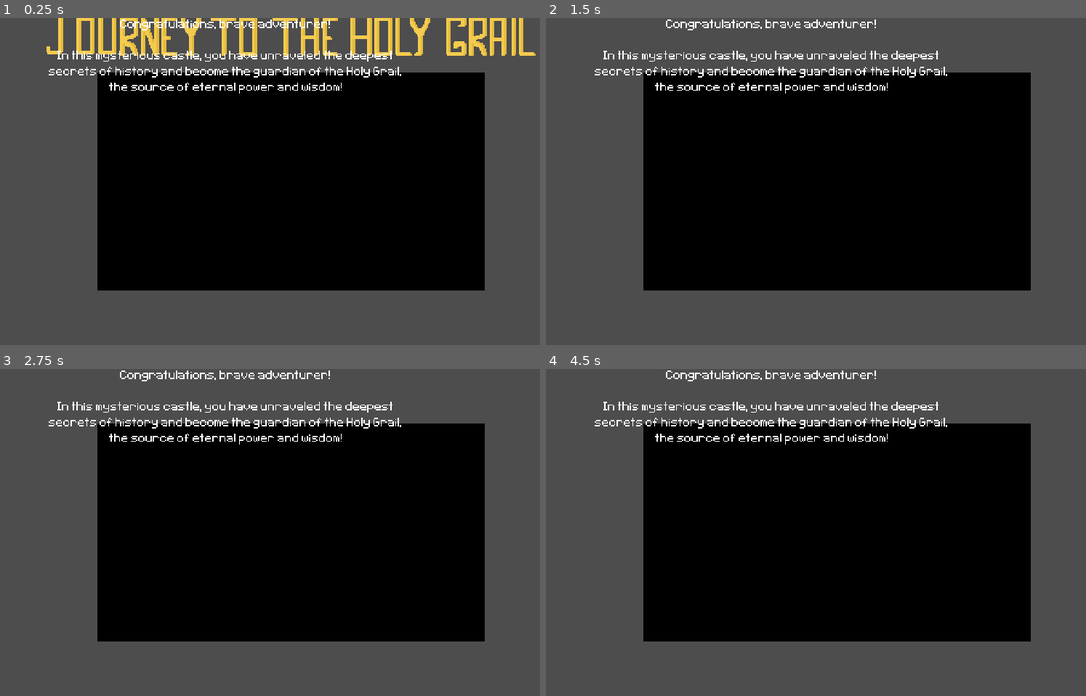
Above: before the commit, frames 1-4 (two rows, left to right).
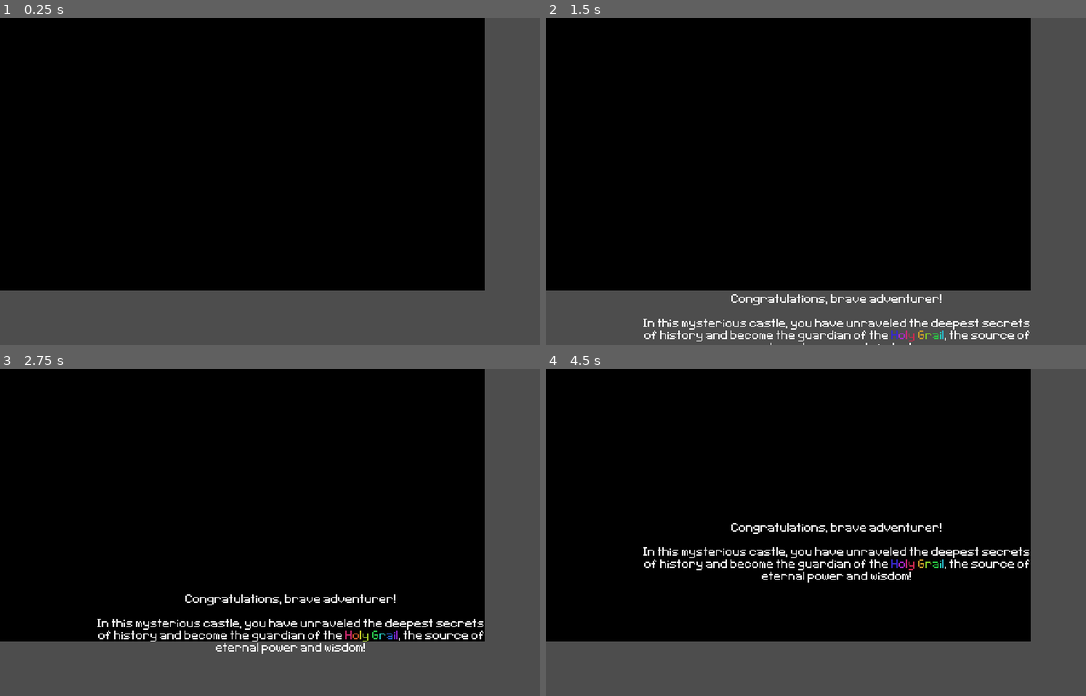
Above: after the commit, the same moments.

Repository: gumaciel/awesome-game-jam-01
Game: Godot game, scene res://scenes/main/main.tscn
Two runs of this game, one before a commit and one after it. Both use one fixed random seed, a clock stepped at 60 frames per second and the inputs below. The engine's default icon, where the game draws it, is replaced by a stand-in: a white triangle on a blue panel in a dark square.
Inputs (mouse positions are in pixels of both pictures, inside the frame that each line leads up to):
- Up to frame 1 (0.25 s): no input
- Up to frame 2 (1.5 s): move the mouse to (967, 165) at 0.52 s; hold D (move_right) 0.53-1.28 s; hold J (alternate) 0.53-1.28 s; click (967, 165) at 0.67 s; move the mouse to (718, 197) at 1.27 s; hold S (move_down) from 1.28 s (still down); tap J (alternate) at 1.35 s
- Up to frame 3 (2.75 s): move the mouse to (351, 460) at 2.02 s; release S (move_down) at 2.03 s; hold D (move_right) from 2.03 s (still down); hold J (alternate) from 2.03 s (still down)
- Up to frame 4 (4.5 s): move the mouse to (805, 597) at 2.77 s; release D (move_right) at 2.78 s; release J (alternate) at 2.78 s; hold W (move_up) 2.78-3.53 s; tap J (alternate) at 2.85, 4.35 s; click (805, 597) at 2.92 s; move the mouse to (1010, 581) at 3.52 s; hold J (alternate) 3.53-4.28 s; hold A (move_left) from 3.53 s (still down); move the mouse to (664, 483) at 4.27 s

The runs differ from the first frame. In frame 1, 28% of the frame differs, in the area x 0-100%, y 0-84%; in frame 2, 29%; in frame 3, 29%; in frame 4, 29%, in the area x 0-90%, y 0-84%.

Commit message:
Update ending.tscn

Diff:
--- a/scenes/ending/ending.tscn
+++ b/scenes/ending/ending.tscn
@@ -1,10 +1,11 @@
-[gd_scene load_steps=9 format=3 uid="uid://cgxmimi48jbtx"]
+[gd_scene load_steps=11 format=3 uid="uid://cgxmimi48jbtx"]
 
 [ext_resource type="Script" path="res://scenes/ending/ending.gd" id="1_d513n"]
 [ext_resource type="PackedScene" uid="uid://f6wy82a2mq8" path="res://scenes/ui/background_color_rect.tscn" id="1_u0cok"]
 [ext_resource type="Texture2D" uid="uid://dudpoansba51n" path="res://scenes/main/assets/release/TEXTO.png" id="2_hu1h8"]
 [ext_resource type="AudioStream" uid="uid://dnxx6utf1pt1c" path="res://assets/sounds/musics/Final_-_Creditos.ogg" id="3_26rg2"]
 [ext_resource type="FontFile" uid="uid://c6yps1ak18s04" path="res://assets/fonts/Pixeltype.ttf" id="5_0wkje"]
+[ext_resource type="Texture2D" uid="uid://cvxso3oph40vl" path="res://scenes/main/assets/release/Shine_text.png" id="5_uqq1j"]
 
 [sub_resource type="Animation" id="Animation_pr8wy"]
 resource_name = "load"
@@ -16,64 +17,120 @@
 tracks/0/interp = 1
 tracks/0/loop_wrap = true
 tracks/0/keys = {
-"times": PackedFloat32Array(0, 10),
-"transitions": PackedFloat32Array(1, 1),
+"times": PackedFloat32Array(15, 17.5, 20, 23),
+"transitions": PackedFloat32Array(1, 1, 1, 1),
 "update": 0,
-"values": [Vector2(33, 0), Vector2(33, -320)]
+"values": [Vector2(33.5, 275), Vector2(33.5, 115), Vector2(33.5, 115), Vector2(33.5, -72)]
 }
 tracks/1/type = "value"
 tracks/1/imported = false
 tracks/1/enabled = true
-tracks/1/path = NodePath("Label:position")
+tracks/1/path = NodePath("Congratulations:position")
 tracks/1/interp = 1
 tracks/1/loop_wrap = true
 tracks/1/keys = {
-"times": PackedFloat32Array(5),
+"times": PackedFloat32Array(0, 5, 10, 15),
+"transitions": PackedFloat32Array(1, 1, 1, 1),
+"update": 0,
+"values": [Vector2(75.5, 278), Vector2(75.5, 110), Vector2(75.5, 110), Vector2(75.5, -58)]
+}
+tracks/2/type = "method"
+tracks/2/imported = false
+tracks/2/enabled = true
+tracks/2/path = NodePath("Texto/Shine")
+tracks/2/interp = 1
+tracks/2/loop_wrap = true
+tracks/2/keys = {
+"times": PackedFloat32Array(0, 17.5),
+"transitions": PackedFloat32Array(1, 1),
+"values": [{
+"args": [false],
+"method": &"set_process"
+}, {
+"args": [true],
+"method": &"set_process"
+}]
+}
+tracks/3/type = "value"
+tracks/3/imported = false
+tracks/3/enabled = true
+tracks/3/path = NodePath("GameMakers:position")
+tracks/3/interp = 1
+tracks/3/loop_wrap = true
+tracks/3/keys = {
+"times": PackedFloat32Array(23, 28, 31, 36),
+"transitions": PackedFloat32Array(1, 1, 1, 1),
+"update": 0,
+"values": [Vector2(74, 275), Vector2(74, 3), Vector2(74, 3), Vector2(74, -277)]
+}
+tracks/4/type = "value"
+tracks/4/imported = false
+tracks/4/enabled = true
+tracks/4/path = NodePath("GameMakers:visible")
+tracks/4/interp = 1
+tracks/4/loop_wrap = true
+tracks/4/keys = {
+"times": PackedFloat32Array(23),
 "transitions": PackedFloat32Array(1),
-"update": 0,
-"values": [Vector2(38, 0)]
-}
-
-[sub_resource type="Animation" id="Animation_qetc3"]
+"update": 1,
+"values": [true]
+}
+
+[sub_resource type="Animation" id="Animation_2gk0q"]
 length = 0.001
 tracks/0/type = "value"
 tracks/0/imported = false
 tracks/0/enabled = true
-tracks/0/path = NodePath("Texto:position")
+tracks/0/path = NodePath("GameMakers:visible")
 tracks/0/interp = 1
 tracks/0/loop_wrap = true
 tracks/0/keys = {
 "times": PackedFloat32Array(0),
 "transitions": PackedFloat32Array(1),
-"update": 0,
-"values": [Vector2(33, 0)]
+"update": 1,
+"values": [false]
 }
 tracks/1/type = "value"
 tracks/1/imported = false
 tracks/1/enabled = true
-tracks/1/path = NodePath("Label:position")
+tracks/1/path = NodePath("GameMakers:position")
 tracks/1/interp = 1
 tracks/1/loop_wrap = true
 tracks/1/keys = {
 "times": PackedFloat32Array(0),
 "transitions": PackedFloat32Array(1),
 "update": 0,
-"values": [Vector2(38, 0)]
+"values": [Vector2(74, 3)]
 }
 
 [sub_resource type="AnimationLibrary" id="AnimationLibrary_6nqxf"]
 _data = {
-"RESET": SubResource("Animation_qetc3"),
+"RESET": SubResource("Animation_2gk0q"),
 "load": SubResource("Animation_pr8wy")
 }
+
+[sub_resource type="GDScript" id="GDScript_jm4vu"]
+script/source = "extends TextureRect
+var speed := 1
+
+var forward := false
+
+func _process(delta):
+	if modulate.a <= 0.2:
+		forward = true
+	elif modulate.a >= 1:
+		forward = false
+
+	if forward:
+		modulate.a += delta * speed
+	else:
+		modulate.a -= delta * speed
+
+"
 
 [node name="Ending" type="Control"]
 layout_mode = 3
-anchors_preset = 15
-anchor_right = 1.0
-anchor_bottom = 1.0
-grow_horizontal = 2
-grow_vertical = 2
+anchors_preset = 0
 script = ExtResource("1_d513n")
 
 [node name="BackgroundColorRect" parent="." instance=ExtResource("1_u0cok")]
@@ -97,42 +154,38 @@
 anchor_top = 0.5
 anchor_right = 0.5
 anchor_bottom = 0.5
-offset_left = -207.0
-offset_top = -135.0
-offset_right = 206.0
-offset_bottom = -95.0
+offset_left = -206.5
+offset_top = -207.0
+offset_right = 206.5
+offset_bottom = -166.999
 grow_horizontal = 2
 grow_vertical = 2
 texture = ExtResource("2_hu1h8")
 
-[node name="Label" type="Label" parent="."]
-layout_mode = 1
-anchors_preset = 8
-anchor_left = 0.5
-anchor_top = 0.5
-anchor_right = 0.5
-anchor_bottom = 0.5
-offset_left = -202.0
-offset_top = -135.0
-offset_right = 95.0
-offset_bottom = -70.0
-grow_horizontal = 2
-grow_vertical = 2
-theme_override_fonts/font = ExtResource("5_0wkje")
-theme_override_font_sizes/font_size = 16
-text = "Congratulations, brave adventurer!
-
-In this mysterious castle, you have unraveled the deepest secrets of history and become the guardian of the Holy Grail, the source of eternal power and wisdom!"
-horizontal_alignment = 1
-vertical_alignment = 1
-autowrap_mode = 2
-
-[node name="RichTextLabel" type="RichTextLabel" parent="."]
+[node name="Shine" type="TextureRect" parent="Texto"]
+modulate = Color(1, 1, 1, 0)
 layout_mode = 0
-offset_left = 53.0
-offset_top = 348.0
-offset_right = 382.0
-offset_bottom = 398.0
+offset_left = 285.5
+offset_top = -7.99969
+offset_right = 344.5
+offset_bottom = 54.0003
+texture = ExtResource("5_uqq1j")
+stretch_mode = 5
+script = SubResource("GDScript_jm4vu")
+
+[node name="Congratulations" type="RichTextLabel" parent="."]
+layout_mode = 1
+anchors_preset = 8
+anchor_left = 0.5
+anchor_top = 0.5
+anchor_right = 0.5
+anchor_bottom = 0.5
+offset_left = -164.5
+offset_top = -193.0
+offset_right = 164.5
+offset_bottom = -143.0
+grow_horizontal = 2
+grow_vertical = 2
 theme_override_fonts/normal_font = ExtResource("5_0wkje")
 bbcode_enabled = true
 text = "[center]Congratulations, brave adventurer!
@@ -141,4 +194,138 @@
 fit_content = true
 scroll_active = false
 
+[node name="GameMakers" type="VBoxContainer" parent="."]
+visible = false
+layout_mode = 1
+anchors_preset = 8
+anchor_left = 0.5
+anchor_top = 0.5
+anchor_right = 0.5
+anchor_bottom = 0.5
+offset_left = 74.0
+offset_top = 3.0
+offset_right = 406.0
+offset_bottom = 267.0
+grow_horizontal = 2
+grow_vertical = 2
+
+[node name="Title" type="RichTextLabel" parent="GameMakers"]
+layout_mode = 2
+theme_override_fonts/normal_font = ExtResource("5_0wkje")
+theme_override_font_sizes/normal_font_size = 48
+bbcode_enabled = true
+text = "[center][shake][u]GAME MAKERS"
+fit_content = true
+scroll_active = false
+autowrap_mode = 0
+
+[node name="Body" type="RichTextLabel" parent="GameMakers"]
+layout_mode = 2
+theme_override_fonts/normal_font = ExtResource("5_0wkje")
+bbcode_enabled = true
+text = "[center][font_size=32]GAME PRODUCER/PRODUCT MANAGER[/font_size]
+Gustavo Maciel | GitHub (@gumaciel)
+-
+[font_size=32]GAME DESIGN[/font_size]
+Flavio Sepulveda | itch.io (@hallsey)
+Fallen Angel | itch.io (@fallen-angel-dev)
+-
+[font_size=32]WRITERS[/font_size]
+Fallen Angel | itch.io (@fallen-angel-dev)
+Flavio Sepulveda | itch.io (@hallsey)
+Gustavo Maciel | GitHub (@gumaciel)
+-
+[font_size=32]ART DIRECTORS[/font_size]
+Gustavo Maciel | GitHub (@gumaciel)
+Bolachudo404 | itch.io (@bolachudohey)
+-
+[font_size=32]SOUND DIRECTOR[/font_size]
+Matheus Felipe | portfolio (matheusfelipe.art.br)"
+fit_content = true
+scroll_active = false
+autowrap_mode = 0
+
+[node name="GameDesignUnit" type="VBoxContainer" parent="."]
+visible = false
+layout_mode = 1
+anchors_preset = 8
+anchor_left = 0.5
+anchor_top = 0.5
+anchor_right = 0.5
+anchor_bottom = 0.5
+offset_left = -117.0
+offset_top = 145.0
+offset_right = 117.0
+offset_bottom = 239.0
+grow_horizontal = 2
+grow_vertical = 2
+
+[node name="Title" type="RichTextLabel" parent="GameDesignUnit"]
+layout_mode = 2
+theme_override_fonts/normal_font = ExtResource("5_0wkje")
+theme_override_font_sizes/normal_font_size = 64
+bbcode_enabled = true
+text = "[center][shake][u]GAME DESIGN UNIT"
+fit_content = true
+scroll_active = false
+autowrap_mode = 0
+
+[node name="Body" type="RichTextLabel" parent="GameDesignUnit"]
+layout_mode = 2
+theme_override_fonts/normal_font = ExtResource("5_0wkje")
+bbcode_enabled = true
+text = "[center]LEAD GAME DESIGNER
+
+ Flavio Sepulveda | itch.io (@hallsey)
+-
+GAME DESIGNERS
+
+Fallen Angel | itch.io (@fallen-angel-dev)
+Gustavo Maciel | GitHub (@gumaciel)"
+fit_content = true
+scroll_active = false
+autowrap_mode = 0
+
+[node name="LevelDesignUnit" type="VBoxContainer" parent="."]
+visible = false
+layout_mode = 1
+anchors_preset = 8
+anchor_left = 0.5
+anchor_top = 0.5
+anchor_right = 0.5
+anchor_bottom = 0.5
+offset_left = -120.0
+offset_top = 138.0
+offset_right = 120.0
+offset_bottom = 262.0
+grow_horizontal = 2
+grow_vertical = 2
+
+[node name="Title" type="RichTextLabel" parent="LevelDesignUnit"]
+layout_mode = 2
+theme_override_fonts/normal_font = ExtResource("5_0wkje")
+theme_override_font_sizes/normal_font_size = 64
+bbcode_enabled = true
+text = "[center][shake][u]Level Design Unit"
+fit_content = true
+scroll_active = false
+autowrap_mode = 0
+
+[node name="Body" type="RichTextLabel" parent="LevelDesignUnit"]
+layout_mode = 2
+theme_override_fonts/normal_font = ExtResource("5_0wkje")
+bbcode_enabled = true
+text = "[center]LEAD LEVEL DESIGNER
+
+Fallen Angel | itch.io (@fallen-angel-dev)
+-
+LEVEL DESIGNERS
+
+Gustavo Maciel | GitHub (@gumaciel)
+Flavio Sepulveda | itch.io (@hallsey)
+Karla Correa | itch.io (@karlacorrea)"
+fit_content = true
+scroll_active = false
+autowrap_mode = 0
+
 [connection signal="animation_finished" from="AnimationPlayer" to="." method="_on_animation_player_animation_finished"]
